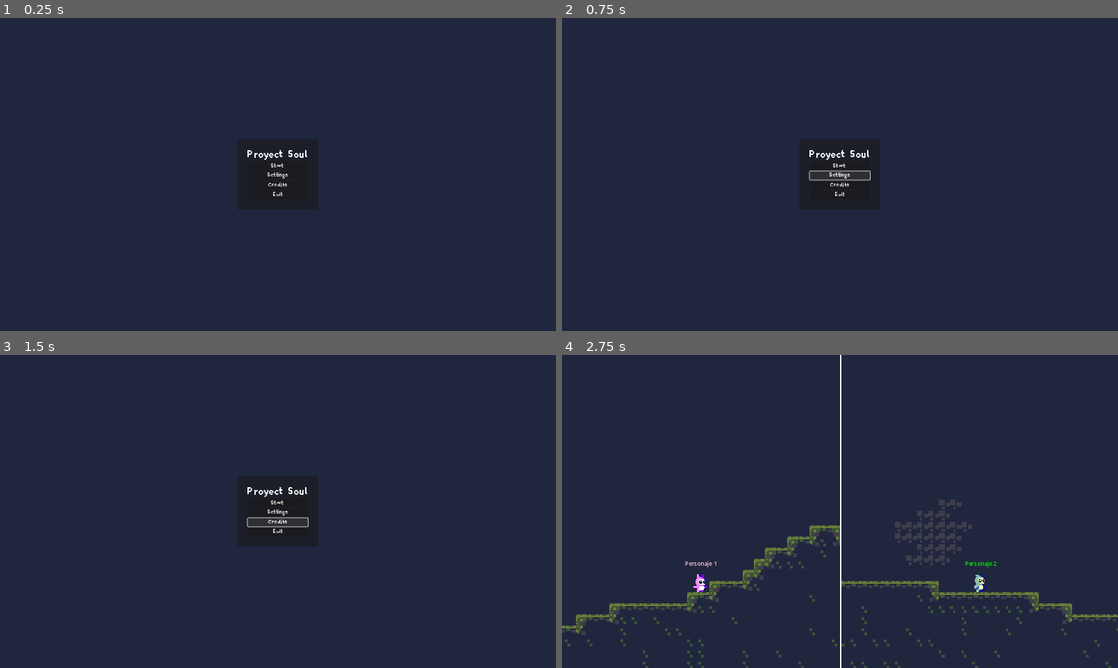
Above: before the commit, frames 1-4 (two rows, left to right).
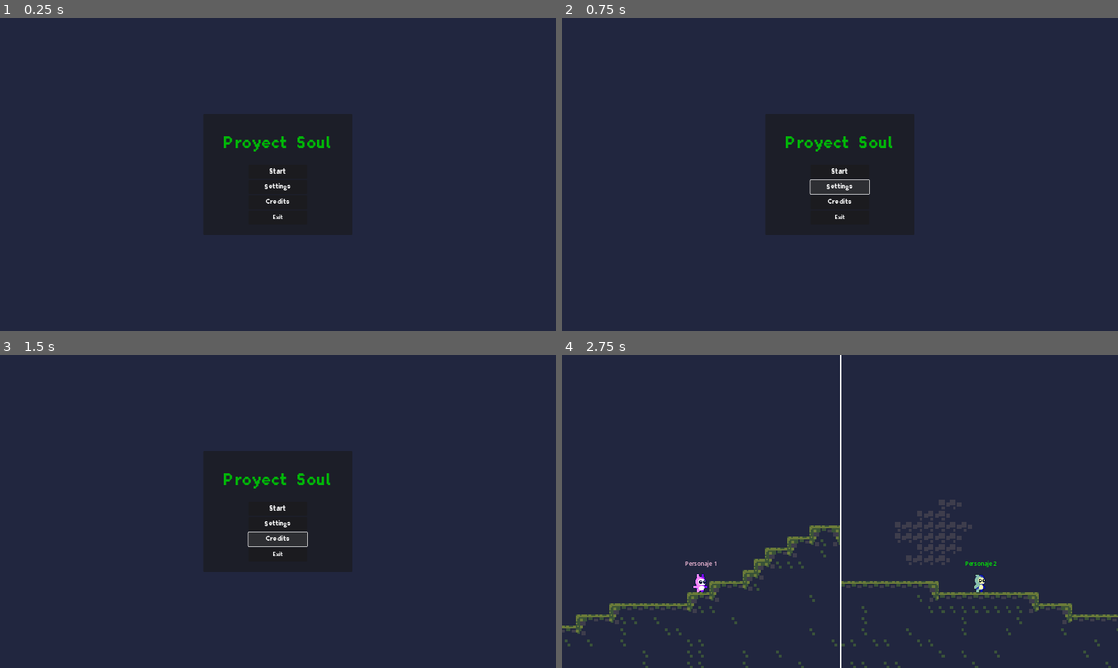
Above: after the commit, the same moments.

Repository: diego5714/ProyectoSoul
Game: Godot game, scene res://UI/MainMenu.tscn
The game is run twice, just before and just after one commit, with the same random seed, the same clock (stepped at 60 frames per second) and the same inputs.
Inputs:
- Up to frame 1 (0.25 s): no input
- Up to frame 2 (0.75 s): click "Settings" at 0.5 s
- Up to frame 3 (1.5 s): click "Credits" at 1.25 s
- Up to frame 4 (2.75 s): click "Start" at 2 s

The runs differ from the first frame. In frame 1, 1.1% of the frame differs, in the area x 40-60%, y 37-66%; in frame 2, 1.2%; in frame 3, 1.3%; in frame 4, nothing differs.

Commit message:
Mejora tamaño Menu
mas grande

Diff:
--- /dev/null
+++ b/Resources/LabelButton.tres
@@ -0,0 +1,4 @@
+[gd_resource type="LabelSettings" format=3 uid="uid://bcyhc3q1p31q3"]
+
+[resource]
+font_size = 20
--- a/UI/MainMenu.tscn
+++ b/UI/MainMenu.tscn
@@ -1,7 +1,14 @@
-[gd_scene load_steps=3 format=3 uid="uid://cbontvkvwk0jd"]
+[gd_scene load_steps=6 format=3 uid="uid://cbontvkvwk0jd"]
 
 [ext_resource type="Theme" uid="uid://daupl6k5f3tvs" path="res://Resources/MarginTheme.tres" id="1_fsbot"]
 [ext_resource type="Script" path="res://UI/MainScene.gd" id="1_klcmg"]
+[ext_resource type="FontFile" uid="uid://d2oqpba0alxl7" path="res://Resources/Planes_ValMore.ttf" id="3_1mh4p"]
+[ext_resource type="LabelSettings" uid="uid://bcyhc3q1p31q3" path="res://Resources/LabelButton.tres" id="4_ntsie"]
+
+[sub_resource type="LabelSettings" id="LabelSettings_7oetb"]
+font = ExtResource("3_1mh4p")
+font_size = 50
+font_color = Color(0, 0.717647, 0.0313726, 1)
 
 [node name="MarginContainer" type="MarginContainer"]
 anchors_preset = 15
@@ -18,29 +25,117 @@
 size_flags_vertical = 4
 
 [node name="MarginContainer" type="MarginContainer" parent="PanelContainer"]
+custom_minimum_size = Vector2(300, 0)
 layout_mode = 2
 
 [node name="VBoxContainer" type="VBoxContainer" parent="PanelContainer/MarginContainer"]
 layout_mode = 2
+size_flags_horizontal = 4
 
-[node name="Title" type="Label" parent="PanelContainer/MarginContainer/VBoxContainer"]
+[node name="MarginContainer" type="MarginContainer" parent="PanelContainer/MarginContainer/VBoxContainer"]
+layout_mode = 2
+
+[node name="Title" type="Label" parent="PanelContainer/MarginContainer/VBoxContainer/MarginContainer"]
 layout_mode = 2
 theme = ExtResource("1_fsbot")
 theme_type_variation = &"HeaderLarge"
 text = "Proyect Soul"
+label_settings = SubResource("LabelSettings_7oetb")
+horizontal_alignment = 1
 
-[node name="Start" type="Button" parent="PanelContainer/MarginContainer/VBoxContainer"]
+[node name="MarginContainer2" type="MarginContainer" parent="PanelContainer/MarginContainer/VBoxContainer"]
 layout_mode = 2
+theme_override_constants/margin_left = 100
+theme_override_constants/margin_top = 0
+theme_override_constants/margin_right = 100
+theme_override_constants/margin_bottom = 0
+
+[node name="Start" type="Button" parent="PanelContainer/MarginContainer/VBoxContainer/MarginContainer2"]
+unique_name_in_owner = true
+custom_minimum_size = Vector2(0, 40)
+layout_mode = 2
+icon_alignment = 1
+
+[node name="Label" type="Label" parent="PanelContainer/MarginContainer/VBoxContainer/MarginContainer2/Start"]
+layout_mode = 1
+anchors_preset = 15
+anchor_right = 1.0
+anchor_bottom = 1.0
+grow_horizontal = 2
+grow_vertical = 2
 text = "Start"
+label_settings = ExtResource("4_ntsie")
+horizontal_alignment = 1
+vertical_alignment = 1
 
-[node name="Settings" type="Button" parent="PanelContainer/MarginContainer/VBoxContainer"]
+[node name="MarginContainer3" type="MarginContainer" parent="PanelContainer/MarginContainer/VBoxContainer"]
 layout_mode = 2
+theme_override_constants/margin_left = 100
+theme_override_constants/margin_top = 0
+theme_override_constants/margin_right = 100
+theme_override_constants/margin_bottom = 0
+
+[node name="Settings" type="Button" parent="PanelContainer/MarginContainer/VBoxContainer/MarginContainer3"]
+unique_name_in_owner = true
+custom_minimum_size = Vector2(0, 40)
+layout_mode = 2
+
+[node name="Label" type="Label" parent="PanelContainer/MarginContainer/VBoxContainer/MarginContainer3/Settings"]
+layout_mode = 1
+anchors_preset = 15
+anchor_right = 1.0
+anchor_bottom = 1.0
+grow_horizontal = 2
+grow_vertical = 2
 text = "Settings"
+label_settings = ExtResource("4_ntsie")
+horizontal_alignment = 1
+vertical_alignment = 1
 
-[node name="Credits" type="Button" parent="PanelContainer/MarginContainer/VBoxContainer"]
+[node name="MarginContainer4" type="MarginContainer" parent="PanelContainer/MarginContainer/VBoxContainer"]
 layout_mode = 2
+theme_override_constants/margin_left = 100
+theme_override_constants/margin_top = 0
+theme_override_constants/margin_right = 100
+theme_override_constants/margin_bottom = 0
+
+[node name="Credits" type="Button" parent="PanelContainer/MarginContainer/VBoxContainer/MarginContainer4"]
+unique_name_in_owner = true
+custom_minimum_size = Vector2(0, 40)
+layout_mode = 2
+
+[node name="Label" type="Label" parent="PanelContainer/MarginContainer/VBoxContainer/MarginContainer4/Credits"]
+layout_mode = 1
+anchors_preset = 15
+anchor_right = 1.0
+anchor_bottom = 1.0
+grow_horizontal = 2
+grow_vertical = 2
 text = "Credits"
+label_settings = ExtResource("4_ntsie")
+horizontal_alignment = 1
+vertical_alignment = 1
 
-[node name="Exit" type="Button" parent="PanelContainer/MarginContainer/VBoxContainer"]
+[node name="MarginContainer5" type="MarginContainer" parent="PanelContainer/MarginContainer/VBoxContainer"]
 layout_mode = 2
-text = "Exit"
+theme_override_constants/margin_left = 100
+theme_override_constants/margin_top = 0
+theme_override_constants/margin_right = 100
+theme_override_constants/margin_bottom = 0
+
+[node name="Exit" type="Button" parent="PanelContainer/MarginContainer/VBoxContainer/MarginContainer5"]
+unique_name_in_owner = true
+custom_minimum_size = Vector2(0, 40)
+layout_mode = 2
+
+[node name="Label" type="Label" parent="PanelContainer/MarginContainer/VBoxContainer/MarginContainer5/Exit"]
+layout_mode = 1
+anchors_preset = 15
+anchor_right = 1.0
+anchor_bottom = 1.0
+grow_horizontal = 2
+grow_vertical = 2
+text = "Exit
+"
+horizontal_alignment = 1
+vertical_alignment = 1
--- a/UI/MainScene.gd
+++ b/UI/MainScene.gd
@@ -1,9 +1,9 @@
 extends MarginContainer
 
-@onready var start = $PanelContainer/MarginContainer/VBoxContainer/Start
-@onready var settings = $PanelContainer/MarginContainer/VBoxContainer/Settings
-@onready var credits = $PanelContainer/MarginContainer/VBoxContainer/Credits
-@onready var exit = $PanelContainer/MarginContainer/VBoxContainer/Exit
+@onready var start = %Start
+@onready var settings = %Settings
+@onready var credits = %Credits
+@onready var exit = %Exit
 
 
 
Not shown, changed: Assets/1 Pink_Monster/Double_Jump_Dust_5.png.import
Not shown, changed: Assets/1 Pink_Monster/Pink_Monster.png.import
Not shown, changed: Assets/1 Pink_Monster/Pink_Monster_Attack1_4.png.import
Not shown, changed: Assets/1 Pink_Monster/Pink_Monster_Attack2_6.png.import
Not shown, changed: Assets/1 Pink_Monster/Pink_Monster_Climb_4.png.import
Not shown, changed: Assets/1 Pink_Monster/Pink_Monster_Death_8.png.import
Not shown, changed: Assets/1 Pink_Monster/Pink_Monster_Hurt_4.png.import
Not shown, changed: Assets/1 Pink_Monster/Pink_Monster_Idle_4.png.import
Not shown, changed: Assets/1 Pink_Monster/Pink_Monster_Jump_8.png.import
Not shown, changed: Assets/1 Pink_Monster/Pink_Monster_Push_6.png.import
Not shown, changed: Assets/1 Pink_Monster/Pink_Monster_Run_6.png.import
Not shown, changed: Assets/1 Pink_Monster/Pink_Monster_Throw_4.png.import
(and 44 more such lines)
